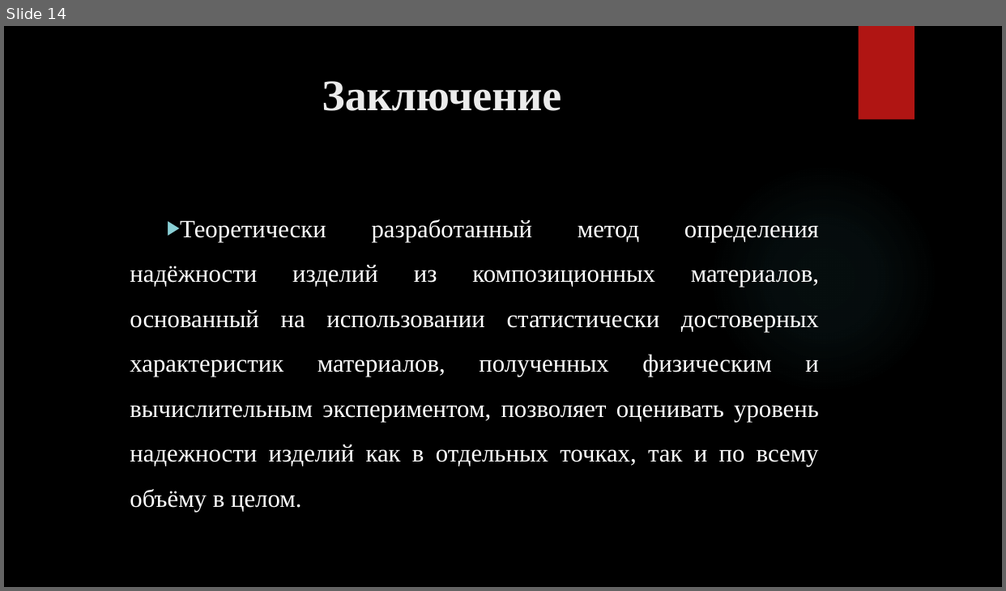
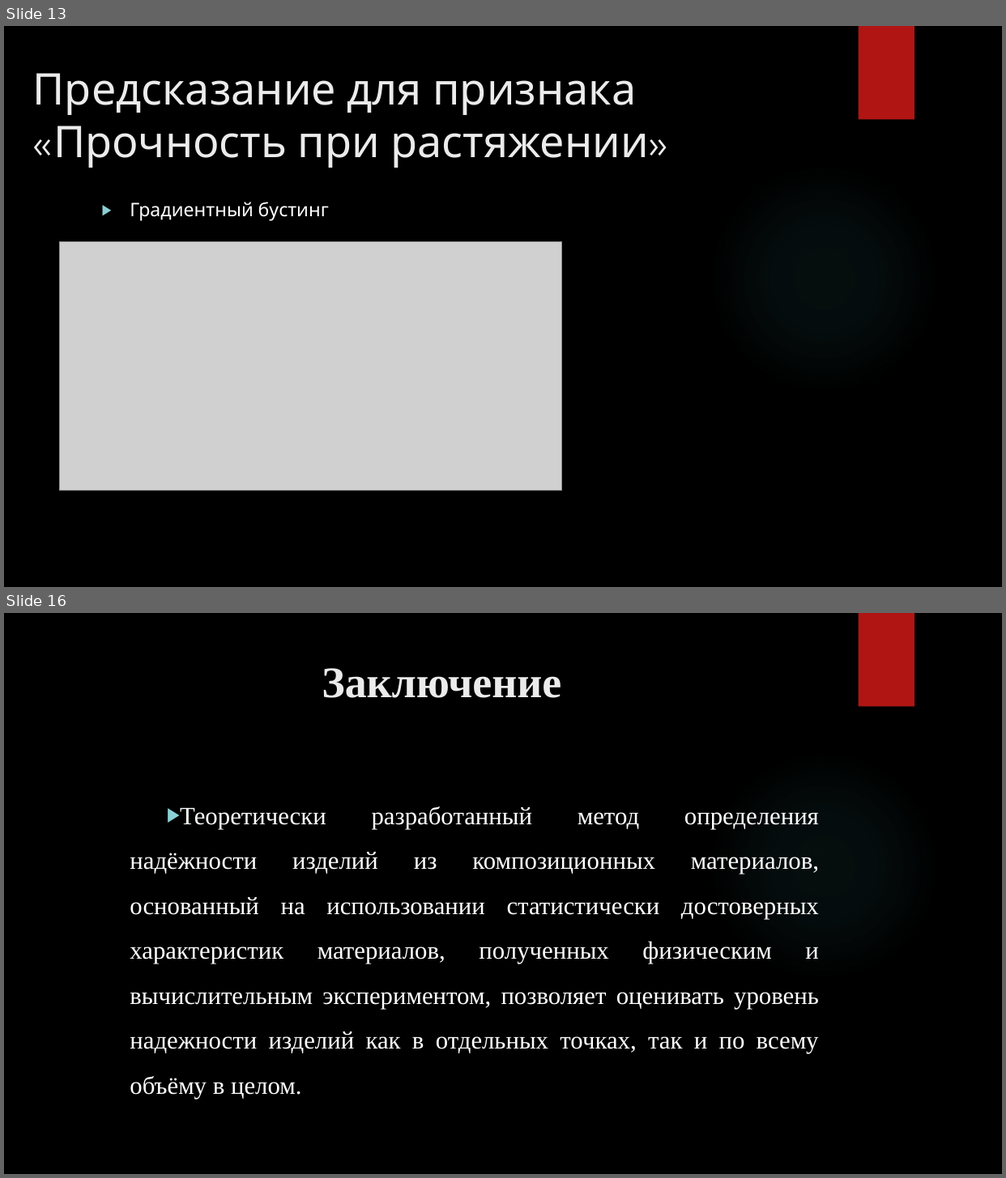
Before and after one commit to vsevolod008/bmstu_qualifying_work, a slide deck: Презентация_Терещук_ВО.pptx. Shown one above the other, each under a label of ours: slide 14 before the commit, slides 13 and 16 after it; the slides between them are not shown. The pictures are 1006x591 and 1006x1178 pixels, drawn with LibreOffice and Linux fonts; fonts in the diff are those of the drawing; grey boxes stand for pictures; background and template pictures are left out. Boxes give left, top, right and bottom in pixels: in the first picture for what was removed or moved away, otherwise in the second. Text is boxed around its words. In the diff, an @@ line names an element or a change of style, - is before the commit and + after.

```diff
--- a/Презентация_Терещук_ВО.pptx
+++ b/Презентация_Терещук_ВО.pptx
@@ slide 13 added at [4,26,1002,587], background picture (left out); not listed: 2 template elements that a slide beside it also shows @@
@@ title added at [33,73,648,168], 42 pt, text #EBEBEB @@
+Предсказание для признака «Прочность при растяжении»
@@ text added at [130,202,329,221], 18 pt, text #FFFFFF @@
+▶ Градиентный бустинг
@@ picture added at [60,242,562,491] @@
@@ what was slide 14 is now slide 16 @@
```
Also in this commit, not shown: 4 slides changed, 1 other slide added, 16 other files.
